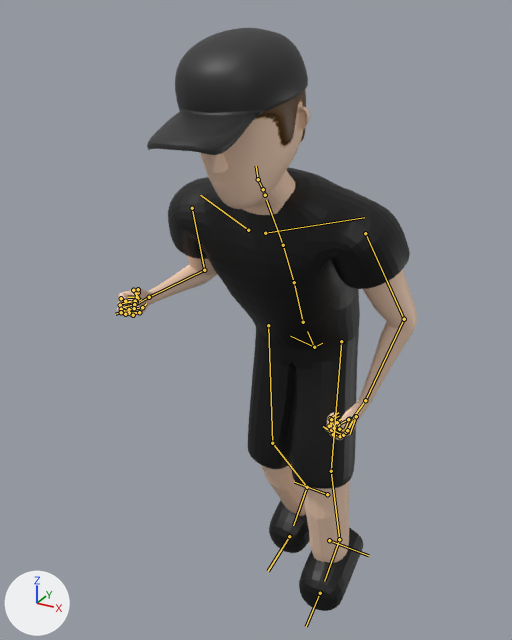
Before and after pictures for a commit that changed the FBX model Testing/Assets/Models/enemy.fbx.
Rendered twice from a 50 mm lens placed at (0.622, -1.388, 1.38), pointed at (-0.073, -0.126, 0.748). The axes (+X, +Y, +Z) are drawn at lower left. The lights are the same throughout. Both versions are drawn at frame 993 of the action 'metarig|metarigAction'; the numbers are the values there. The bones that bend it are drawn over the model as lines.

In view in the first picture: 'Shirt', 'Torso'.
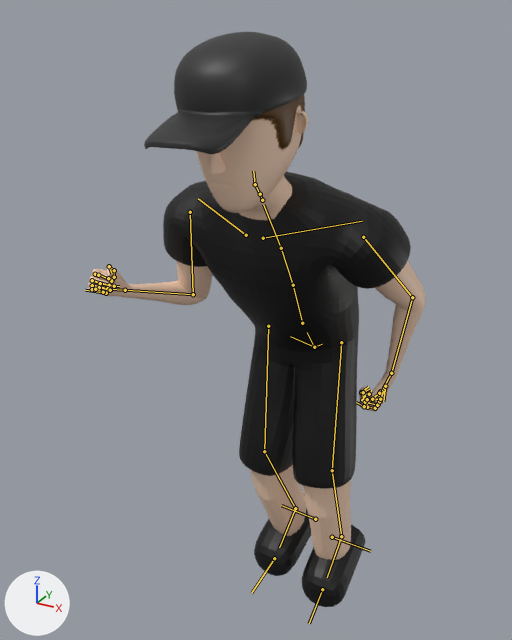
Pixel boxes (x1, y1, x2, y2) of what changed, in the pictures (512 x 640 px):
'Shirt', posed: before (168, 168, 410, 489); after (163, 172, 411, 489)
'Torso', posed (13% wider): before (117, 28, 417, 611); after (87, 32, 426, 607)
bone 'spine', root to tip: before (314, 347) to (307, 331); after (314, 347) to (307, 332)
bone 'spine.006', root to tip: before (258, 179) to (256, 166); after (255, 184) to (253, 171)
bone 'upper_arm.L', root to tip: before (365, 233) to (404, 319); after (363, 237) to (412, 297)
bone 'forearm.L', root to tip: before (404, 319) to (365, 400); after (412, 297) to (391, 373)
bone 'upper_arm.R', root to tip: before (192, 208) to (204, 270); after (190, 212) to (193, 294)
bone 'hand.R', root to tip: before (149, 297) to (135, 305); after (125, 290) to (108, 289)
bone 'thigh.R', root to tip: before (268, 325) to (272, 443); after (268, 326) to (264, 451)

What the commit changed:
Bone 'spine' (bone_spine) turns from (15, 0, 0) to (17, 0, 0) degrees about its own x, y and z.
Bone 'spine.006' (bone_spine_006) turns from (-24, 0, -2) to (-28, 0, -2) degrees about its own x, y and z.
Bone 'upper_arm.L' (bone_upper_arm_l) turns from (9, 27, -62) to (-7, 30, -70) degrees about its own x, y and z.
Bone 'forearm.L' (bone_forearm_l) turns from (41, -10, -31) to (41, -17, -30) degrees about its own x, y and z.
Bone 'upper_arm.R' (bone_upper_arm_r) turns from (2, -20, 65) to (19, -6, 65) degrees about its own x, y and z.
Bone 'hand.R' (bone_hand_r) turns from (13, -2, 4) to (13, 1, 9) degrees about its own x, y and z.
Bone 'thigh.R' (bone_thigh_r) turns from (-16, 3, 3) to (-25, 3, 2) degrees about its own x, y and z.
